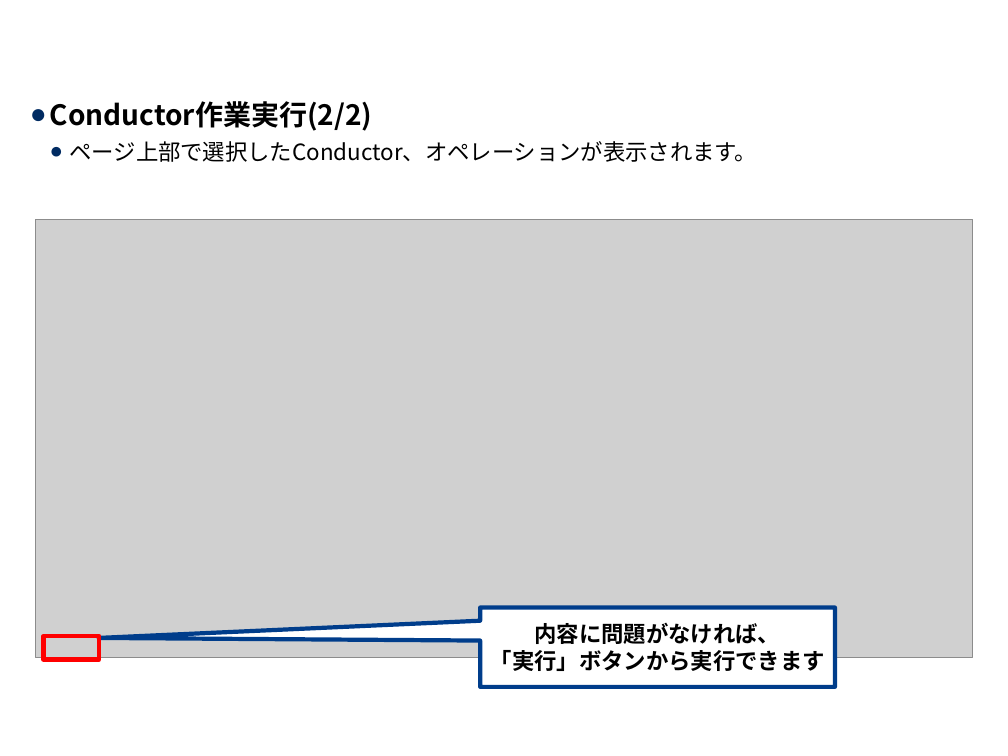
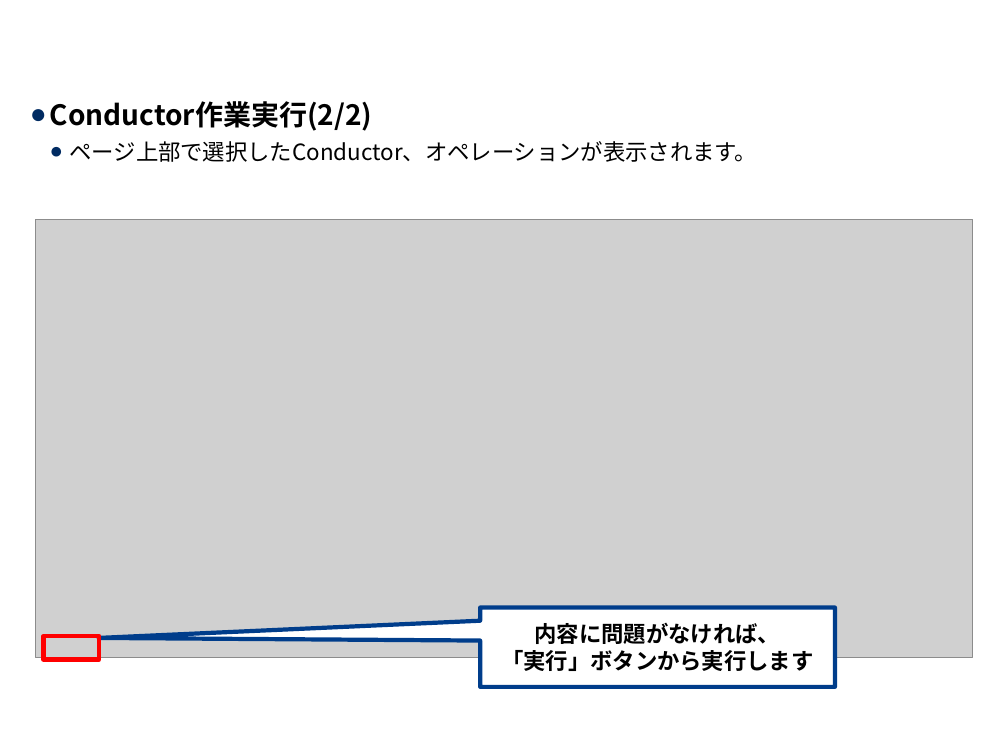
Before and after one commit to exastro-suite/it-automation-docs, a slide deck: slide 14 of asset/Learn_ja/ITA-Conductor_ja.pptx. Drawn at 1008x756 pixels with LibreOffice and Linux fonts; fonts in the diff are those of the drawing; grey boxes stand for pictures; background and template pictures are left out. Boxes give left, top, right and bottom in pixels: in the first picture for what was removed or moved away, otherwise in the second. Text is boxed around its words. In the diff, an @@ line names an element or a change of style, - is before the commit and + after.

```diff
--- a/asset/Learn_ja/ITA-Conductor_ja.pptx
+++ b/asset/Learn_ja/ITA-Conductor_ja.pptx
@@ text in speech box at [501,623,813,671]: text changed @@
-内容に問題がなければ、
-「実行」ボタンから実行できます
+内容に問題がなければ、
+「実行」ボタンから実行します
```
Also in this commit, not shown: 14 other slides changed, 2 slides added, 1 other file.
